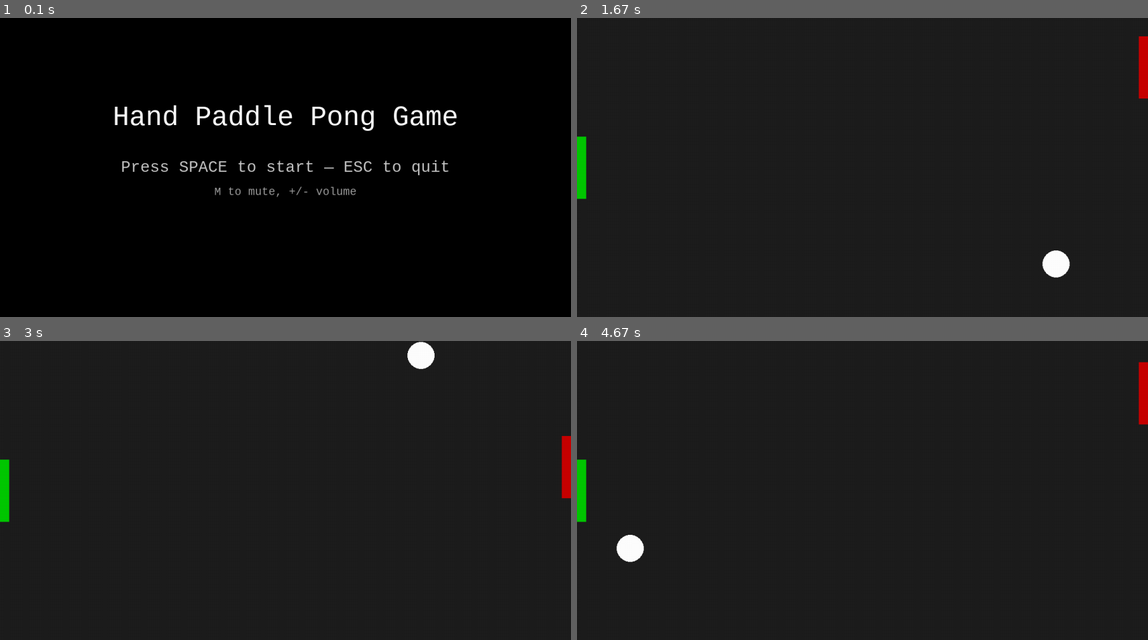
Above: before the commit, frames 1-4 (two rows, left to right).
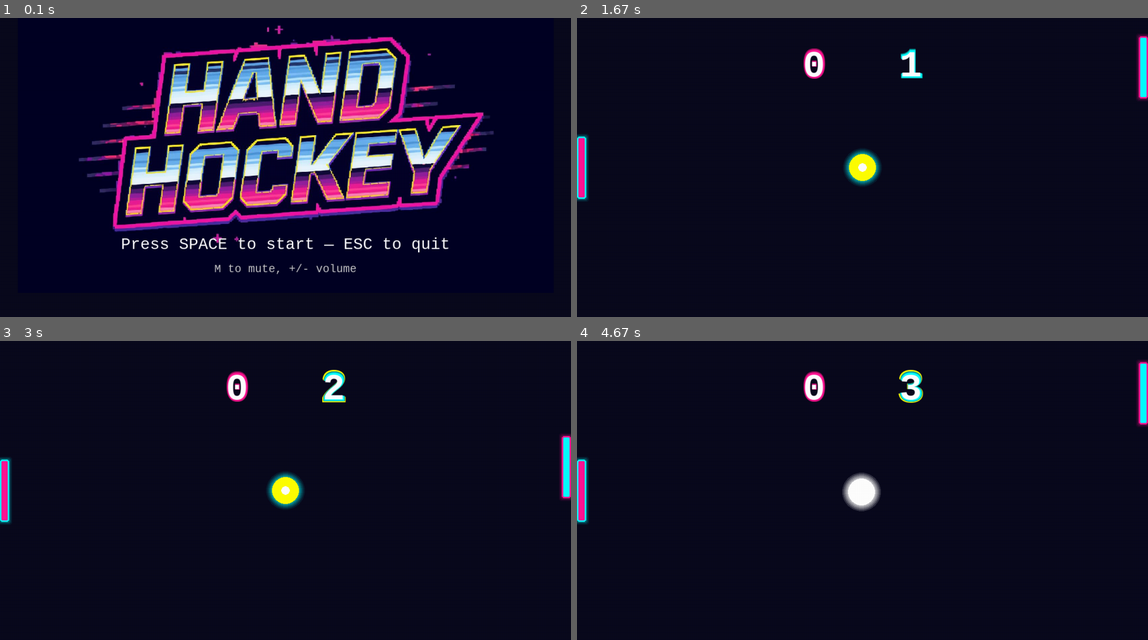
Above: after the commit, the same moments.

Repository: famahung/Interactive_Experience
Game: pygame game, started from hand_pong_pygame.py
The game is run twice, just before and just after one commit, with the same random seed, the same clock (stepped at 60 frames per second) and the same inputs.
Inputs (mouse positions are in pixels of both pictures, inside the frame that each line leads up to):
- Up to frame 1 (0.1 s): no input
- Up to frame 2 (1.67 s): tap Space at 0.33 s; tap F at 0.67 s; click (948, 62) at 1.05 s; click (873, 65) at 1.38 s
- Up to frame 3 (3 s): click (291, 523) at 1.72 s; click (433, 538) at 2.05 s; click (433, 463) at 2.38 s; click (491, 466) at 2.72 s
- Up to frame 4 (4.67 s): click (1062, 547) at 3.05 s; click (885, 478) at 3.38 s; click (736, 436) at 3.72 s; click (1016, 523) at 4.05 s; click (771, 391) at 4.38 s

The runs differ from the first frame. In frame 1, 100% of the frame differs, in the area x 0-100%, y 0-100%; in frame 2, 2.3%; in frame 3, 2.4%; in frame 4, 2.5%.

Commit message:
update screen

Diff:
--- a/hand_pong_pygame.py
+++ b/hand_pong_pygame.py
@@ -102,7 +102,6 @@
 
 
 bring_window_to_front()
-
 # Scale factor based on 480 baseline
 scale = SCREEN_H / 480.0
 
@@ -114,13 +113,30 @@
 MIN_PADDLE_H = max(30, int(60 * scale))
 MAX_PADDLE_H = max(60, int(120 * scale))
 
-# Colors
+# Ball pause/wiggle and paddle height variables (global, before start_screen)
+wiggle_duration = 30
+pause_duration = 60
+ball_pause_frames = 0
+ball_wiggle_frames = 0
+ball_wiggle_opacity = 255
+# Paddle heights (fixed)
+left_paddle_h = PADDLE_HEIGHT
+right_paddle_h = PADDLE_HEIGHT
+
+# Colors - Retro Neon Style
 WHITE = (255, 255, 255)
 YELLOW = (0, 255, 255)
 GREEN = (0, 200, 0)
 RED = (200, 0, 0)
 BLUE = (50, 150, 255)
 BLACK = (0, 0, 0)
+
+# Neon colors matching the Hand Hockey logo
+NEON_PINK = (255, 20, 147)
+NEON_CYAN = (0, 255, 255)
+NEON_YELLOW = (255, 255, 0)
+NEON_BLUE = (100, 200, 255)
+NEON_PURPLE = (200, 100, 255)
 
 # Initialize camera
 cap = cv2.VideoCapture(0)
@@ -161,6 +177,43 @@
 # Helper functions
 
 
+def draw_neon_paddle(surface, rect, primary_color, glow_color):
+    """Draw a paddle with neon glow effect"""
+    # Draw outer glow layers
+    for i in range(3, 0, -1):
+        glow_rect = rect.inflate(i * 4, i * 4)
+        glow_surf = pygame.Surface(
+            (glow_rect.width, glow_rect.height), pygame.SRCALPHA)
+        alpha = 60 - (i * 15)
+        pygame.draw.rect(glow_surf, (*glow_color, alpha),
+                         glow_surf.get_rect(), border_radius=5)
+        surface.blit(glow_surf, glow_rect.topleft)
+
+    # Draw main paddle with gradient
+    pygame.draw.rect(surface, primary_color, rect, border_radius=5)
+    # Add bright edge/outline
+    pygame.draw.rect(surface, glow_color, rect, 3, border_radius=5)
+
+
+def draw_neon_ball(surface, x, y, radius, primary_color, glow_color):
+    """Draw a ball with neon glow effect"""
+    # Draw outer glow layers
+    for i in range(4, 0, -1):
+        glow_radius = radius + (i * 3)
+        glow_surf = pygame.Surface(
+            (glow_radius * 2, glow_radius * 2), pygame.SRCALPHA)
+        alpha = 80 - (i * 15)
+        pygame.draw.circle(glow_surf, (*glow_color, alpha),
+                           (glow_radius, glow_radius), glow_radius)
+        surface.blit(glow_surf, (int(x - glow_radius), int(y - glow_radius)))
+
+    # Draw main ball
+    pygame.draw.circle(surface, primary_color, (int(x), int(y)), radius)
+    # Add bright center
+    pygame.draw.circle(surface, (255, 255, 255),
+                       (int(x), int(y)), max(3, radius // 3))
+
+
 def draw_text(surface, text, x, y, size, color=WHITE, center=False, bold=False):
     # Try gaming fonts first, fallback to Arial
     font_names = ['Consolas', 'Courier New', 'monospace', 'Arial']
@@ -184,38 +237,75 @@
 
 
 def start_screen():
-    # Display live camera in background with overlay and wait for SPACE
+    # Try to load start screen image
+    start_image = None
+    start_image_path = 'hand_hockey_start.jpg'
+    if os.path.exists(start_image_path):
+        try:
+            start_image = pygame.image.load(start_image_path)
+            # Scale to fit screen while maintaining aspect ratio
+            img_rect = start_image.get_rect()
+            scale_factor = min(SCREEN_W / img_rect.width,
+                               SCREEN_H / img_rect.height)
+            new_width = int(img_rect.width * scale_factor)
+            new_height = int(img_rect.height * scale_factor)
+            start_image = pygame.transform.scale(
+                start_image, (new_width, new_height))
+            print(f'DEBUG: Loaded start screen image: {start_image_path}')
+        except Exception as e:
+            print(f'DEBUG: Failed to load start screen image: {e}')
+            start_image = None
+
+    # Start BGM when start screen appears
+    if mixer_ok and pygame.mixer.get_init() and pygame.mixer.music.get_busy() == 0 and os.path.exists(BGM_FILE):
+        try:
+            pygame.mixer.music.play(-1)
+            print('DEBUG: Started BGM playback on start screen (loop)', flush=True)
+        except Exception as e:
+            print(f'DEBUG: Failed to start BGM: {e}', flush=True)
+
+    # Display start screen and wait for SPACE
     while True:
-        if CAMERA_AVAILABLE:
-            ret, frame = cap.read()
-            if not ret:
-                print('DEBUG: frame read failed in start_screen(); continuing loop')
-                # fallback to a blank frame for the overlay
+        if start_image:
+            # Fill with dark background
+            screen.fill((10, 10, 30))
+            # Center the image
+            img_rect = start_image.get_rect(
+                center=(SCREEN_W//2, SCREEN_H//2 - 50))
+            screen.blit(start_image, img_rect)
+        else:
+            # Fallback: Display live camera in background with overlay
+            if CAMERA_AVAILABLE:
+                ret, frame = cap.read()
+                if not ret:
+                    print('DEBUG: frame read failed in start_screen(); continuing loop')
+                    frame = np.zeros((CAM_H, CAM_W, 3), dtype=np.uint8)
+            else:
+                ret = True
                 frame = np.zeros((CAM_H, CAM_W, 3), dtype=np.uint8)
-        else:
-            # create a dummy (black) frame so UI still renders
-            ret = True
-            frame = np.zeros((CAM_H, CAM_W, 3), dtype=np.uint8)
-        if mirror_camera:
-            frame = cv2.flip(frame, 1)
-        # Convert to RGB and scale to screen size
-        frame_rgb = cv2.cvtColor(frame, cv2.COLOR_BGR2RGB)
-        frame_rgb = cv2.resize(frame_rgb, (SCREEN_W, SCREEN_H))
-        pygame_frame = pygame.surfarray.make_surface(frame_rgb.swapaxes(0, 1))
-        screen.blit(pygame_frame, (0, 0))
-
-        # translucent overlay
-        overlay = pygame.Surface((SCREEN_W, SCREEN_H), pygame.SRCALPHA)
-        pygame.draw.rect(overlay, (0, 0, 0, 150),
-                         (20, SCREEN_H//4, SCREEN_W-40, int(SCREEN_H*0.15)))
-        screen.blit(overlay, (0, 0))
-
-        draw_text(screen, 'Hand Paddle Pong Game', SCREEN_W//2,
-                  SCREEN_H//3, int(48*scale), WHITE, center=True)
+            if mirror_camera:
+                frame = cv2.flip(frame, 1)
+            # Convert to RGB and scale to screen size
+            frame_rgb = cv2.cvtColor(frame, cv2.COLOR_BGR2RGB)
+            frame_rgb = cv2.resize(frame_rgb, (SCREEN_W, SCREEN_H))
+            pygame_frame = pygame.surfarray.make_surface(
+                frame_rgb.swapaxes(0, 1))
+            screen.blit(pygame_frame, (0, 0))
+
+            # translucent overlay
+            overlay = pygame.Surface((SCREEN_W, SCREEN_H), pygame.SRCALPHA)
+            pygame.draw.rect(overlay, (0, 0, 0, 150),
+                             (20, SCREEN_H//4, SCREEN_W-40, int(SCREEN_H*0.15)))
+            screen.blit(overlay, (0, 0))
+
+            draw_text(screen, 'Hand Paddle Pong Game', SCREEN_W//2,
+                      SCREEN_H//3, int(48*scale), WHITE, center=True)
+
+        # Instructions (shown for both image and camera background)
         draw_text(screen, 'Press SPACE to start — ESC to quit', SCREEN_W //
-                  2, SCREEN_H//2, int(28*scale), (200, 200, 200), center=True)
+                  2, SCREEN_H - 150, int(28*scale), (255, 255, 255), center=True)
         draw_text(screen, 'M to mute, +/- volume', SCREEN_W//2,
-                  SCREEN_H//2+50, int(20*scale), (160, 160, 160), center=True)
+                  SCREEN_H - 100, int(20*scale), (200, 200, 200), center=True)
 
         pygame.display.flip()
         for ev in pygame.event.get():
@@ -225,13 +315,6 @@
                 if ev.key == pygame.K_ESCAPE:
                     return False
                 if ev.key == pygame.K_SPACE:
-                    # start bgm if loaded
-                    if mixer_ok and pygame.mixer.get_init() and pygame.mixer.music.get_busy() == 0 and os.path.exists(BGM_FILE):
-                        try:
-                            pygame.mixer.music.play(-1)
-                            print('DEBUG: Started BGM playback (loop)', flush=True)
-                        except Exception:
-                            pass
                     return True
         clock.tick(30)
 
@@ -266,22 +349,58 @@
     except Exception as e:
         print('DEBUG: Failed to save config:', e, flush=True)
 
-
-# Game state
-ball_x, ball_y = SCREEN_W//2, SCREEN_H//2
-ball_dx, ball_dy = BALL_SPEED, BALL_SPEED
-left_paddle_y = right_paddle_y = SCREEN_H//2
-left_paddle_h = right_paddle_h = PADDLE_HEIGHT
+        # Update score
+        if ball_x < 0:
+            right_score += 1
+            print(
+                f'DEBUG: Right player scores! Score: {left_score} - {right_score}', flush=True)
+        else:
+            left_score += 1
+            print(
+                f'DEBUG: Left player scores! Score: {left_score} - {right_score}', flush=True)
+
+        # Gradually increase ball speed
+        ball_speed_multiplier = min(ball_speed_multiplier + 0.12, 3.0)
+
+        # Reset ball position and pause
+        ball_x, ball_y = SCREEN_W//2, SCREEN_H//2
+        ball_dx = BALL_SPEED if random.choice([True, False]) else -BALL_SPEED
+        ball_dy = random.choice([
+            -BALL_SPEED, -int(BALL_SPEED*0.8), int(BALL_SPEED*0.8), BALL_SPEED])
+        ball_pause_frames = pause_duration
+        ball_wiggle_frames = wiggle_duration
+        ball_wiggle_opacity = 255
+
+
+# Paddle glow effect state
+left_paddle_glow = 0
+right_paddle_glow = 0
+PADDLE_GLOW_FRAMES = 18
 
 use_mouse_fallback = not MP_AVAILABLE
 
-
-# Start screen
 if not start_screen():
     cap.release()
     pygame.quit()
     sys.exit(0)
 print('DEBUG: start_screen returned True, entering main loop', flush=True)
+
+# Initialize game state variables
+ball_x, ball_y = SCREEN_W//2, SCREEN_H//2
+ball_dx = BALL_SPEED if random.choice([True, False]) else -BALL_SPEED
+ball_dy = random.choice(
+    [-BALL_SPEED, -int(BALL_SPEED*0.8), int(BALL_SPEED*0.8), BALL_SPEED])
+ball_speed_multiplier = 1.0
+left_paddle_y = SCREEN_H // 2
+right_paddle_y = SCREEN_H // 2
+left_score = 0
+right_score = 0
+wiggle_offset_x = 0
+wiggle_offset_y = 0
+# Score glow effect
+left_score_glow = 0
+right_score_glow = 0
+SCORE_GLOW_FRAMES = 45
 
 # Main loop
 running = True
@@ -349,16 +468,14 @@
 
                 if target == 'left':
                     left_paddle_y = max(
-                        dyn_h//2, min(SCREEN_H - dyn_h//2, edge_cy))
-                    left_paddle_h = dyn_h
+                        left_paddle_h//2, min(SCREEN_H - left_paddle_h//2, edge_cy))
                     print(
-                        f"DEBUG: LEFT paddle - hand at ({edge_cx},{edge_cy}) dyn_h={dyn_h} label={hand_label} mode={'handedness' if use_handedness_mapping else 'screen'} swap={swap_hands}", flush=True)
+                        f"DEBUG: LEFT paddle - hand at ({edge_cx},{edge_cy}) label={hand_label} mode={'handedness' if use_handedness_mapping else 'screen'} swap={swap_hands}", flush=True)
                 else:
                     right_paddle_y = max(
-                        dyn_h//2, min(SCREEN_H - dyn_h//2, edge_cy))
-                    right_paddle_h = dyn_h
+                        right_paddle_h//2, min(SCREEN_H - right_paddle_h//2, edge_cy))
                     print(
-                        f"DEBUG: RIGHT paddle - hand at ({edge_cx},{edge_cy}) dyn_h={dyn_h} label={hand_label} mode={'handedness' if use_handedness_mapping else 'screen'} swap={swap_hands}", flush=True)
+                        f"DEBUG: RIGHT paddle - hand at ({edge_cx},{edge_cy}) label={hand_label} mode={'handedness' if use_handedness_mapping else 'screen'} swap={swap_hands}", flush=True)
         else:
             # no hands detected this frame
             pass
@@ -367,9 +484,31 @@
         mx, my = pygame.mouse.get_pos()
         right_paddle_y = my
 
-    # Move ball
-    ball_x += ball_dx
-    ball_y += ball_dy
+    # Ball pause and wiggle effect after score
+    if ball_pause_frames > 0:
+        ball_pause_frames -= 1
+        # Wiggle effect: shake ball and change opacity
+        wiggle_phase = (pause_duration - ball_pause_frames)
+        if wiggle_phase < wiggle_duration:
+            ball_wiggle_frames = wiggle_duration - wiggle_phase
+            ball_wiggle_opacity = int(
+                120 + 80 * abs((wiggle_phase % 8) - 4) / 4)
+            # Ball wiggle offset
+            wiggle_offset_x = random.randint(-6, 6)
+            wiggle_offset_y = random.randint(-6, 6)
+        else:
+            ball_wiggle_frames = 0
+            ball_wiggle_opacity = 255
+            wiggle_offset_x = 0
+            wiggle_offset_y = 0
+    else:
+        # Move ball normally
+        ball_x += ball_dx * ball_speed_multiplier
+        ball_y += ball_dy * ball_speed_multiplier
+        ball_wiggle_frames = 0
+        ball_wiggle_opacity = 255
+        wiggle_offset_x = 0
+        wiggle_offset_y = 0
 
     # Collisions top/bottom
     if ball_y - BALL_RADIUS < 0 or ball_y + BALL_RADIUS > SCREEN_H:
@@ -380,18 +519,39 @@
         ball_dx *= -1
         # Add rebound force based on paddle movement (left paddle)
         ball_dy += (left_paddle_y - ball_y) * 0.08
+        left_paddle_glow = PADDLE_GLOW_FRAMES
     # Right paddle collision
     if ball_x + BALL_RADIUS > SCREEN_W - PADDLE_WIDTH and abs(ball_y - right_paddle_y) < right_paddle_h//2:
         ball_dx *= -1
         # Add rebound force based on paddle movement (right paddle)
         ball_dy += (right_paddle_y - ball_y) * 0.08
-
-    # Out of bounds reset
+        right_paddle_glow = PADDLE_GLOW_FRAMES
+
+    # Out of bounds reset and score tracking
     if ball_x < 0 or ball_x > SCREEN_W:
+        # Update score
+        if ball_x < 0:
+            right_score += 1
+            right_score_glow = SCORE_GLOW_FRAMES
+            print(
+                f'DEBUG: Right player scores! Score: {left_score} - {right_score}', flush=True)
+        else:
+            left_score += 1
+            left_score_glow = SCORE_GLOW_FRAMES
+            print(
+                f'DEBUG: Left player scores! Score: {left_score} - {right_score}', flush=True)
+
+        # Gradually increase ball speed
+        ball_speed_multiplier = min(ball_speed_multiplier + 0.12, 3.0)
+
+        # Reset ball position and pause
         ball_x, ball_y = SCREEN_W//2, SCREEN_H//2
         ball_dx = BALL_SPEED if random.choice([True, False]) else -BALL_SPEED
-        ball_dy = random.choice(
-            [-BALL_SPEED, -int(BALL_SPEED*0.8), int(BALL_SPEED*0.8), BALL_SPEED])
+        ball_dy = random.choice([
+            -BALL_SPEED, -int(BALL_SPEED*0.8), int(BALL_SPEED*0.8), BALL_SPEED])
+        ball_pause_frames = pause_duration
+        ball_wiggle_frames = wiggle_duration
+        ball_wiggle_opacity = 255
 
     # Draw
     # Draw camera as background (maintain aspect ratio, fill screen)
@@ -417,22 +577,75 @@
         bg_surf = pygame.surfarray.make_surface(cropped.swapaxes(0, 1))
         screen.blit(bg_surf, (0, 0))
     else:
-        screen.fill((30, 30, 30))
-
-    # Ball
-    pygame.draw.circle(screen, (255, 255, 255), (int(
-        ball_x), int(ball_y)), BALL_RADIUS)  # White ball
-
-    # Paddles - make them very visible with wider size and bright outline
-    # Left paddle
+        # Dark retro background
+        screen.fill((10, 10, 30))
+
+    # Draw neon ball with glow effect
+    # Draw neon ball with wiggle and opacity effect
+    ball_draw_x = int(ball_x + wiggle_offset_x)
+    ball_draw_y = int(ball_y + wiggle_offset_y)
+    # Draw glow layers with changing opacity if paused
+    if ball_pause_frames > 0 and ball_wiggle_frames > 0:
+        # Twinkle effect: change color rapidly
+        twinkle_colors = [NEON_YELLOW, NEON_CYAN,
+                          NEON_PINK, NEON_PURPLE, WHITE]
+        twinkle_idx = ((pause_duration - ball_pause_frames) //
+                       3) % len(twinkle_colors)
+        twinkle_color = twinkle_colors[twinkle_idx]
+        for i in range(4, 0, -1):
+            glow_radius = BALL_RADIUS + (i * 3)
+            glow_surf = pygame.Surface(
+                (glow_radius * 2, glow_radius * 2), pygame.SRCALPHA)
+            alpha = max(40, int(ball_wiggle_opacity * (0.7 - i * 0.1)))
+            pygame.draw.circle(glow_surf, (*twinkle_color, alpha),
+                               (glow_radius, glow_radius), glow_radius)
+            screen.blit(glow_surf, (ball_draw_x - glow_radius,
+                        ball_draw_y - glow_radius))
+        pygame.draw.circle(screen, twinkle_color,
+                           (ball_draw_x, ball_draw_y), BALL_RADIUS)
+        # Twinkle center highlight
+        pygame.draw.circle(screen, WHITE, (ball_draw_x,
+                           ball_draw_y), max(3, BALL_RADIUS // 3))
+    else:
+        draw_neon_ball(screen, ball_draw_x, ball_draw_y,
+                       BALL_RADIUS, NEON_YELLOW, NEON_CYAN)
+
+    # Draw neon paddles with glow effect
+    # Left paddle - Pink/Cyan gradient
     left_rect = pygame.Rect(
         0, int(left_paddle_y - left_paddle_h//2), PADDLE_WIDTH, int(left_paddle_h))
-    pygame.draw.rect(screen, GREEN, left_rect)
-
-    # Right paddle
+    glow_strength_left = left_paddle_glow / \
+        PADDLE_GLOW_FRAMES if left_paddle_glow > 0 else 0
+    if left_paddle_glow > 0:
+        for i in range(4, 0, -1):
+            glow_rect = left_rect.inflate(i * 8, i * 8)
+            glow_surf = pygame.Surface(
+                (glow_rect.width, glow_rect.height), pygame.SRCALPHA)
+            alpha = int(80 * glow_strength_left * (1 - i * 0.18))
+            pygame.draw.rect(glow_surf, (*NEON_YELLOW, alpha),
+                             glow_surf.get_rect(), border_radius=7)
+            screen.blit(glow_surf, glow_rect.topleft)
+    draw_neon_paddle(screen, left_rect, NEON_PINK, NEON_CYAN)
+    if left_paddle_glow > 0:
+        left_paddle_glow -= 1
+
+    # Right paddle - Cyan/Pink gradient (opposite)
     right_rect = pygame.Rect(SCREEN_W - PADDLE_WIDTH, int(right_paddle_y -
                              right_paddle_h//2), PADDLE_WIDTH, int(right_paddle_h))
-    pygame.draw.rect(screen, RED, right_rect)
+    glow_strength_right = right_paddle_glow / \
+        PADDLE_GLOW_FRAMES if right_paddle_glow > 0 else 0
+    if right_paddle_glow > 0:
+        for i in range(4, 0, -1):
+            glow_rect = right_rect.inflate(i * 8, i * 8)
+            glow_surf = pygame.Surface(
+                (glow_rect.width, glow_rect.height), pygame.SRCALPHA)
+            alpha = int(80 * glow_strength_right * (1 - i * 0.18))
+            pygame.draw.rect(glow_surf, (*NEON_YELLOW, alpha),
+                             glow_surf.get_rect(), border_radius=7)
+            screen.blit(glow_surf, glow_rect.topleft)
+    draw_neon_paddle(screen, right_rect, NEON_CYAN, NEON_PINK)
+    if right_paddle_glow > 0:
+        right_paddle_glow -= 1
 
     # Draw hand landmarks (visual feedback for detected hands)
     if MP_AVAILABLE and hands and results and results.multi_hand_landmarks:
@@ -446,10 +659,95 @@
             x17 = int(lm17.x * SCREEN_W)
             y17 = int(lm17.y * SCREEN_H)
 
-            # Draw dots and line
-            pygame.draw.circle(screen, (255, 0, 255), (x5, y5), 12)
-            pygame.draw.circle(screen, (0, 255, 255), (x17, y17), 12)
-            pygame.draw.line(screen, (255, 255, 0), (x5, y5), (x17, y17), 5)
+            # Draw dots and line with neon glow
+            # Glow for landmark 5
+            for i in range(3, 0, -1):
+                alpha = 60 - (i * 15)
+                glow_surf = pygame.Surface((30, 30), pygame.SRCALPHA)
+                pygame.draw.circle(
+                    glow_surf, (*NEON_PINK, alpha), (15, 15), 12 + i * 2)
+                screen.blit(glow_surf, (x5 - 15, y5 - 15))
+            pygame.draw.circle(screen, NEON_PINK, (x5, y5), 12)
+            pygame.draw.circle(screen, WHITE, (x5, y5), 5)
+
+            # Glow for landmark 17
+            for i in range(3, 0, -1):
+                alpha = 60 - (i * 15)
+                glow_surf = pygame.Surface((30, 30), pygame.SRCALPHA)
+                pygame.draw.circle(
+                    glow_surf, (*NEON_CYAN, alpha), (15, 15), 12 + i * 2)
+                screen.blit(glow_surf, (x17 - 15, y17 - 15))
+            pygame.draw.circle(screen, NEON_CYAN, (x17, y17), 12)
+            pygame.draw.circle(screen, WHITE, (x17, y17), 5)
+
+            # Neon line connecting them
+            pygame.draw.line(screen, NEON_YELLOW, (x5, y5), (x17, y17), 7)
+            pygame.draw.line(screen, WHITE, (x5, y5), (x17, y17), 3)
+
+    # Draw scoreboard at the top center with neon style
+    score_font_size = int(72 * scale)
+
+    # Left score (pink glow) - Player 1
+    left_score_text = str(left_score)
+    # Calculate glow strength
+    left_glow_strength = left_score_glow / \
+        SCORE_GLOW_FRAMES if left_score_glow > 0 else 0
+
+    # Create glow layers with darker shades
+    glow_layers = [
+        (4, (100, 10, 60)),    # Outer glow
+        (3, (150, 15, 90)),    # Mid glow
+        (2, (200, 20, 120)),   # Inner glow
+    ]
+
+    # Extra glow when score changes (similar to paddle glow)
+    if left_score_glow > 0:
+        for i in range(4, 0, -1):
+            alpha = int(80 * left_glow_strength * (1 - i * 0.18))
+            draw_text(screen, left_score_text, SCREEN_W//2 - 100, 100,
+                      score_font_size + i * 4, (*NEON_YELLOW, alpha), center=True, bold=True)
+        left_score_glow -= 1
+
+    for offset, glow_color in glow_layers:
+        draw_text(screen, left_score_text, SCREEN_W//2 - 100, 100,
+                  score_font_size + offset * 2, glow_color, center=True, bold=True)
+    # Main score
+    draw_text(screen, left_score_text, SCREEN_W//2 - 100, 100,
+              score_font_size, NEON_PINK, center=True, bold=True)
+    # Bright highlight
+    draw_text(screen, left_score_text, SCREEN_W//2 - 100, 100,
+              score_font_size - 10, WHITE, center=True, bold=True)
+
+    # Right score (cyan glow) - Player 2
+    right_score_text = str(right_score)
+    # Calculate glow strength
+    right_glow_strength = right_score_glow / \
+        SCORE_GLOW_FRAMES if right_score_glow > 0 else 0
+
+    # Create glow layers with darker shades
+    glow_layers_cyan = [
+        (4, (0, 100, 100)),    # Outer glow
+        (3, (0, 150, 150)),    # Mid glow
+        (2, (0, 200, 200)),    # Inner glow
+    ]
+
+    # Extra glow when score changes (similar to paddle glow)
+    if right_score_glow > 0:
+        for i in range(4, 0, -1):
+            alpha = int(80 * right_glow_strength * (1 - i * 0.18))
+            draw_text(screen, right_score_text, SCREEN_W//2 + 100, 100,
+                      score_font_size + i * 4, (*NEON_YELLOW, alpha), center=True, bold=True)
+        right_score_glow -= 1
+
+    for offset, glow_color in glow_layers_cyan:
+        draw_text(screen, right_score_text, SCREEN_W//2 + 100, 100,
+                  score_font_size + offset * 2, glow_color, center=True, bold=True)
+    # Main score
+    draw_text(screen, right_score_text, SCREEN_W//2 + 100, 100,
+              score_font_size, NEON_CYAN, center=True, bold=True)
+    # Bright highlight
+    draw_text(screen, right_score_text, SCREEN_W//2 + 100, 100,
+              score_font_size - 10, WHITE, center=True, bold=True)
 
     pygame.display.flip()
 
Not shown, changed: README_RUN.md
Binary file added: hand_hockey_start.jpg
Empty file removed: hand_ping_pong.py
Not shown, added: .gitignore
